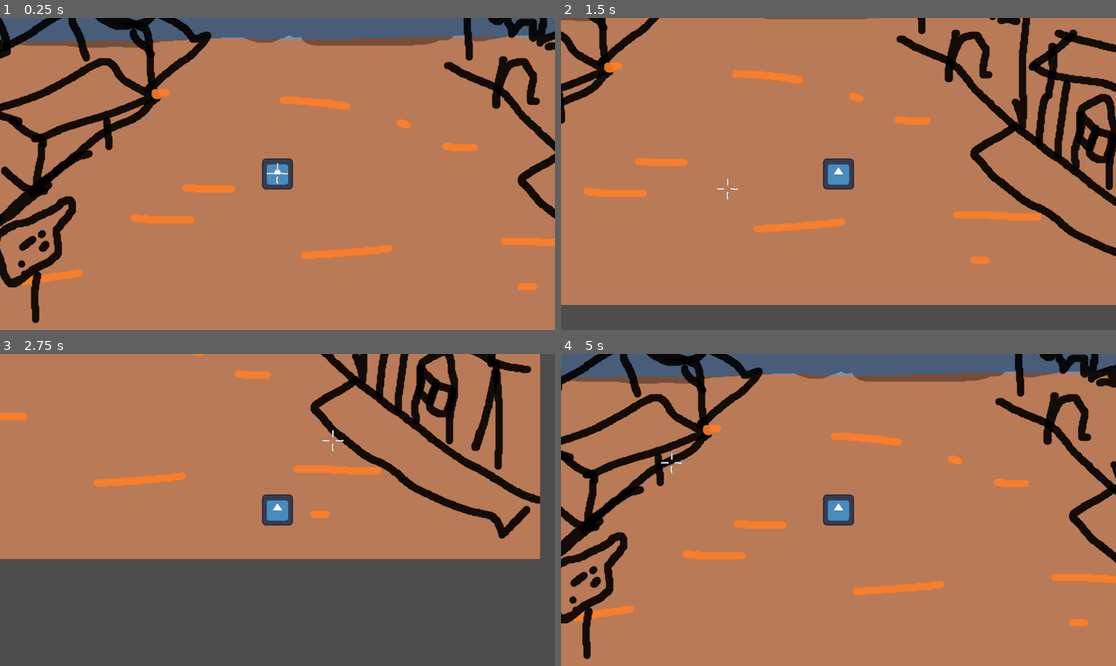
Above: before the commit, frames 1-4 (two rows, left to right).
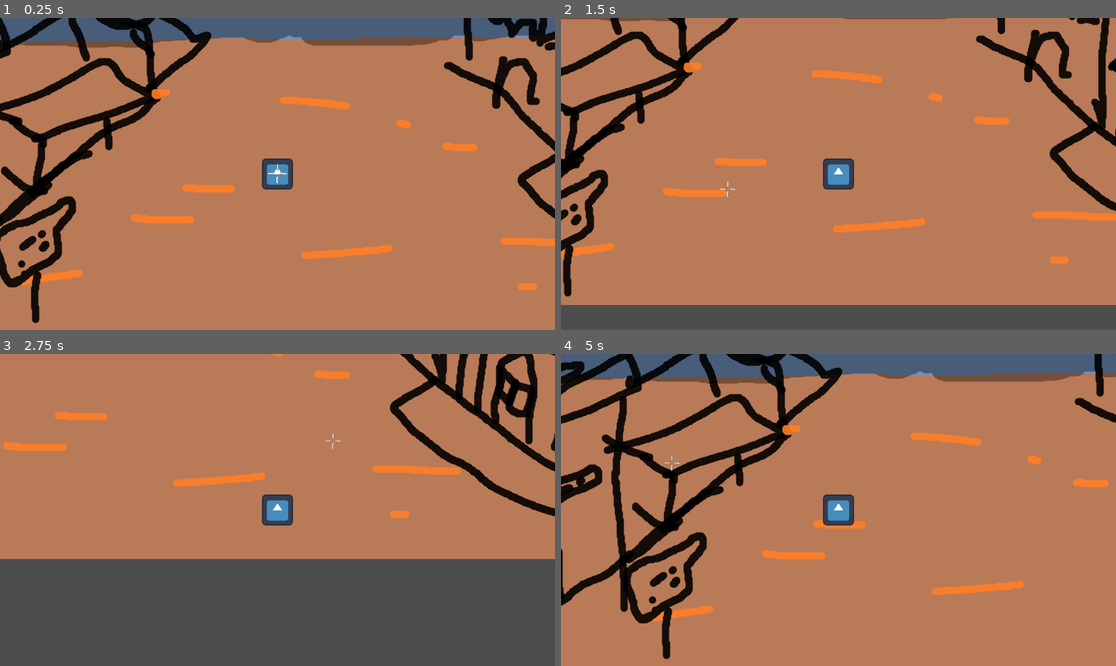
Above: after the commit, the same moments.

Repository: Niimphu/quickdraw
Game: Godot game, scene res://test.tscn
The game is run twice, just before and just after one commit, with the same random seed, the same clock (stepped at 60 frames per second) and the same inputs. The engine's default icon, where the game draws it, is replaced by a stand-in: a white triangle on a blue panel in a dark square.
Inputs (mouse positions are in pixels of both pictures, inside the frame that each line leads up to):
- Up to frame 1 (0.25 s): no input
- Up to frame 2 (1.5 s): tap Enter at 0.5 s; hold D (right) 0.53-1.28 s; hold Mouse wheel down (scroll_down) 0.53-1.28 s; move the mouse to (727, 189) at 1.27 s; hold S (down) from 1.28 s (still down); tap Mouse wheel up (scroll_up) at 1.35 s
- Up to frame 3 (2.75 s): move the mouse to (333, 441) at 2.02 s; release S (down) at 2.03 s; press the mouse at (333, 441) at 2.03 s; hold D (right) from 2.03 s (still down)
- Up to frame 4 (5 s): move the mouse to (810, 572) at 2.77 s; release D (right) at 2.78 s; release the mouse at (810, 572) at 2.78 s; hold W (up) 2.78-3.53 s; tap Mouse wheel down (scroll_down) at 2.85 s; move the mouse to (1005, 556) at 3.52 s; hold Mouse wheel up (scroll_up) 3.53-4.28 s; hold A (left) from 3.53 s (still down); tap R (reload) at 4.15 s; move the mouse to (672, 463) at 4.27 s; click (672, 463) at 4.35 s

The runs differ from the first frame. In frame 1, less than 0.1% of the frame differs, in the area x 47-53%, y 46-54%; in frame 2, 17%; in frame 3, 12%; in frame 4, 21%, in the area x 0-100%, y 0-98%.

Commit message:
init holster mechanics

Diff:
--- a/player.gd
+++ b/player.gd
@@ -1,13 +1,22 @@
 extends CharacterBody2D
 
 @export var Gun: Node2D
+@export var ChargeInterval: Timer
+@export var move_speed := 300
 
 var direction := Vector2.ZERO
-var speed := 300
+var speed := move_speed
 var accuracy := 11
 var accuracy_modifier := 1.0
 var min_accuracy_modifier := 0.5
-var holstered:= false
+var holstered := false
+
+var focused := false
+var charged_bullets := 0
+
+
+func _ready() -> void:
+	ChargeInterval.timeout.connect(_on_charge_interval_timeout)
 
 
 func _physics_process(_delta: float) -> void:
@@ -51,7 +60,25 @@
 
 func _on_holster_box_mouse_entered() -> void:
 	holstered = true
+	speed = move_speed * 0.25
+	ChargeInterval.start()
 
 
 func _on_holster_box_mouse_exited() -> void:
 	holstered = false
+	speed = move_speed
+	ChargeInterval.stop()
+	focused = false
+	accuracy_modifier = 1
+	change_accuracy_modifier(0)
+
+
+func _on_charge_interval_timeout() -> void:
+	if not focused:
+		focused = true
+	elif charged_bullets < Gun.max_ammo:
+		change_accuracy_modifier(-0.1)
+		charged_bullets += 1
+		if charged_bullets == Gun.max_ammo:
+			#indicate fully focused
+			pass
--- a/player.tscn
+++ b/player.tscn
@@ -10,9 +10,10 @@
 [sub_resource type="CircleShape2D" id="CircleShape2D_i3pqv"]
 radius = 33.13608
 
-[node name="Player" type="CharacterBody2D" unique_id=1997606648 node_paths=PackedStringArray("Gun")]
+[node name="Player" type="CharacterBody2D" unique_id=1997606648 node_paths=PackedStringArray("Gun", "ChargeInterval")]
 script = ExtResource("1_onrkg")
 Gun = NodePath("Revolver")
+ChargeInterval = NodePath("ChargeInterval")
 
 [node name="Sprite2D" type="Sprite2D" parent="." unique_id=831062429]
 scale = Vector2(0.5, 0.5)
@@ -30,5 +31,7 @@
 
 [node name="Revolver" parent="." unique_id=1662332232 instance=ExtResource("3_i3pqv")]
 
+[node name="ChargeInterval" type="Timer" parent="." unique_id=1776902985]
+
 [connection signal="mouse_entered" from="HolsterBox" to="." method="_on_holster_box_mouse_entered"]
 [connection signal="mouse_exited" from="HolsterBox" to="." method="_on_holster_box_mouse_exited"]
--- a/revolver.gd
+++ b/revolver.gd
@@ -6,7 +6,8 @@
 var bullet_speed := 4000
 var shooting := false
 var firing_delay := 0.3
-var ammo := 6
+var max_ammo := 6
+var ammo := max_ammo
 
 func _ready() -> void:
 	FireDelay.wait_time = firing_delay
@@ -34,7 +35,7 @@
 
 
 func reload() -> void:
-	ammo = 6
+	ammo = max_ammo
 
 
 func _on_fire_delay_timeout() -> void:
--- a/revolver.tscn
+++ b/revolver.tscn
@@ -7,4 +7,5 @@
 FireDelay = NodePath("FireDelay")
 
 [node name="FireDelay" type="Timer" parent="." unique_id=994089087]
+wait_time = 0.6
 one_shot = true
Binary file changed: img/mscrosshair.png
